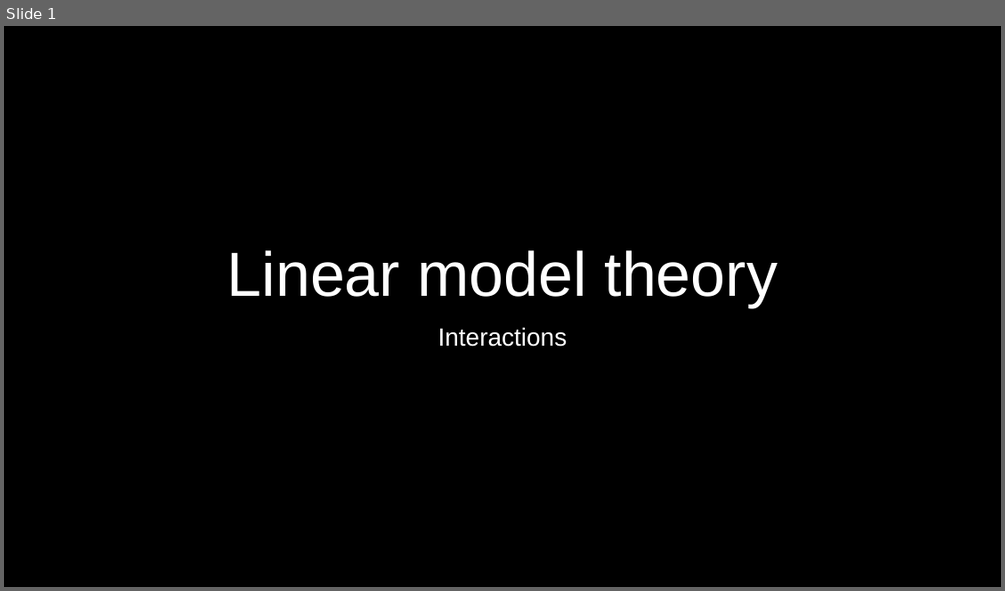
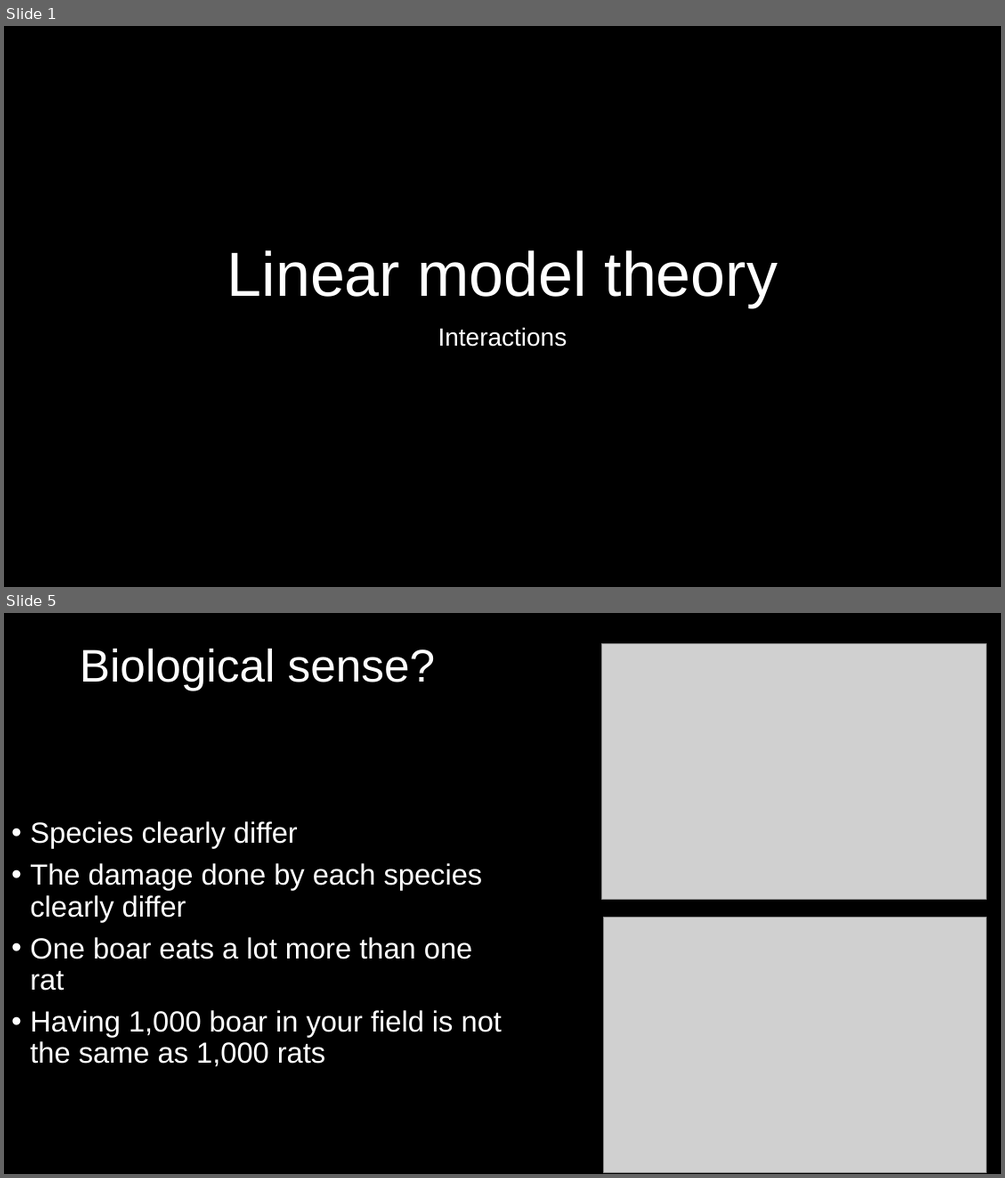
Before and after one commit to DeonRoos/006-BI3010, a slide deck: Lecture 10 - Interaction LM/Lecture 8.1 Interactions.pptx. Shown one above the other, each under a label of ours: slide 1 before the commit, slides 1 and 5 after it; the slides between them are not shown. The pictures are 1005x591 and 1005x1178 pixels, drawn with LibreOffice and Linux fonts; fonts in the diff are those of the drawing; grey boxes stand for pictures. Boxes give left, top, right and bottom in pixels: in the first picture for what was removed or moved away, otherwise in the second. Text is boxed around its words. In the diff, an @@ line names an element or a change of style, - is before the commit and + after.

```diff
--- a/Lecture 10 - Interaction LM/Lecture 8.1 Interactions.pptx
+++ b/Lecture 10 - Interaction LM/Lecture 8.1 Interactions.pptx
@@ slide 5 added at (4,613,1001,1174), background #000000 @@
@@ title added at (80,648,435,690), 44 pt, text #FFFFFF @@
+Biological sense?
@@ picture added at (602,643,986,900) @@
@@ text added at (30,821,502,1067), 28 pt, text #FFFFFF @@
+• Species clearly differ
+• The damage done by each species clearly differ
+• One boar eats a lot more than one rat
+• Having 1,000 boar in your field is not the same as 1,000 rats
@@ picture added at (604,916,986,1172) @@
```
Also in this commit, not shown: 1 slide changed, 11 other slides added, 1 slide removed.
